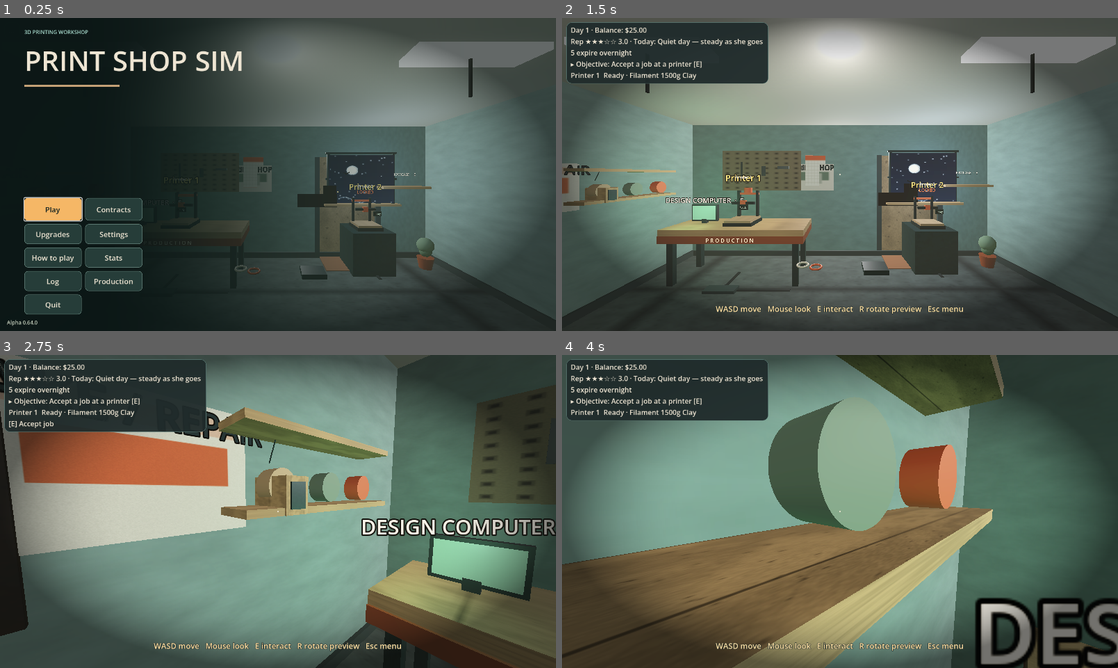
Above: before the commit, frames 1-4 (two rows, left to right).
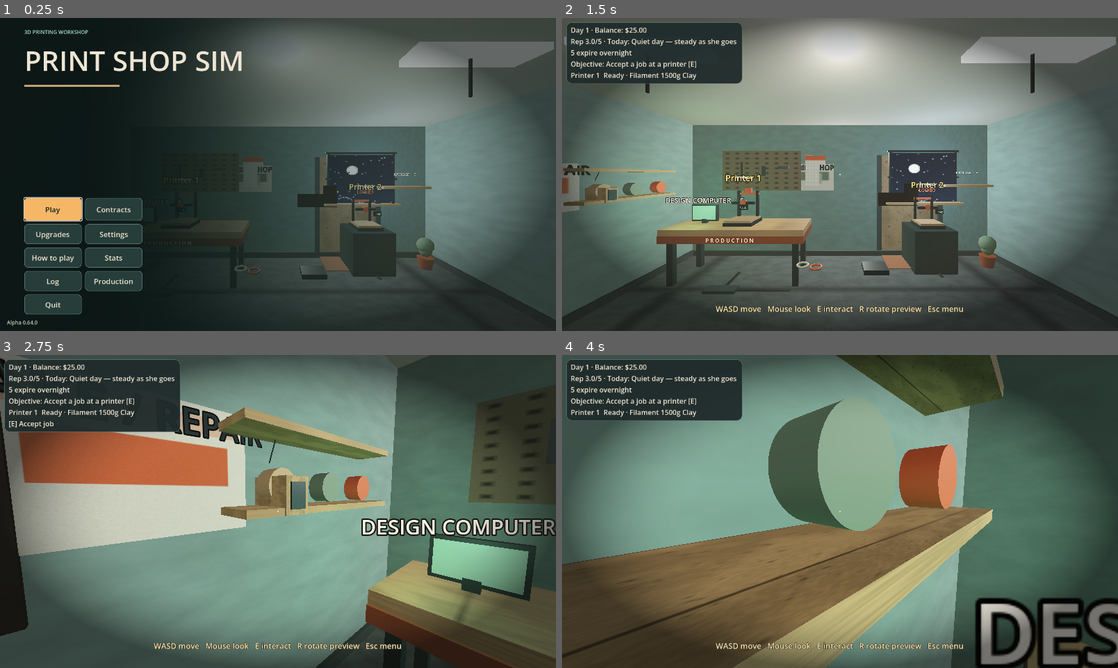
Above: after the commit, the same moments.

Repository: jiracipika/printshop-sim
Game: Godot game, scene res://scenes/Main.tscn
The game is run twice, just before and just after one commit, with the same random seed, the same clock (stepped at 60 frames per second) and the same inputs.
Inputs (mouse positions are in pixels of both pictures, inside the frame that each line leads up to):
- Up to frame 1 (0.25 s): no input
- Up to frame 2 (1.5 s): click "Play" at 0.5 s; tap Enter (ui_accept) at 1.25 s; move the mouse to (962, 158) at 1.27 s; hold D (move_right) from 1.28 s (still down); tap E (interact) at 1.35 s; click (962, 158) at 1.42 s
- Up to frame 3 (2.75 s): tap Enter (ui_accept) at 1.52, 2, 2.27 s; move the mouse to (250, 511) at 2.02 s; release D (move_right) at 2.03 s; hold W (move_forward) from 2.03 s (still down); tap 1 at 2.1 s
- Up to frame 4 (4 s): keep holding W (move_forward); move the mouse to (851, 505) at 2.77 s; tap 2 at 2.85 s; tap Enter (ui_accept) at 3.5, 3.77 s; move the mouse to (834, 517) at 3.52 s; tap 3 at 3.6 s; click (834, 517) at 3.67 s

The runs differ from the first frame. In frame 2, 1.5% of the frame differs, in the area x 1-38%, y 1-21%; in frame 3, 1.5%, in the area x 1-38%, y 1-25%; in frame 4, 1.5%.

Commit message:
Keep gameplay controls behind the menu and start touch play directly

Diff:
--- a/scripts/Main.gd
+++ b/scripts/Main.gd
@@ -299,6 +299,9 @@
 	# Gamepad players resume straight away — no pointer lock involved.
 	main_menu.close_menu()
 	_flush_settings_if_dirty()
+	if touch_controls.effective_enabled():
+		_on_touch_resume()
+		return
 	if Input.get_connected_joypads().size() > 0:
 		paused = false
 		_set_reticle(true)
@@ -2774,6 +2777,8 @@
 	# Menus slice: main menu at boot; gameplay prompt suppressed while open.
 	main_menu = MainMenu.new()
 	add_child(main_menu)
+	main_menu.visibility_changed.connect(_sync_menu_overlays)
+	_sync_menu_overlays()
 	main_menu.play_pressed.connect(_on_menu_play)
 	main_menu.contracts_pressed.connect(_on_menu_contracts)
 	main_menu.reserve_pressed.connect(_on_menu_reserve)
@@ -2810,6 +2815,14 @@
 	_boot_prompt = "Tap Resume to play" if touch_controls.effective_enabled() \
 		else "Click to play"
 	_prompt.text = ""  # suppressed while the main menu is open
+
+func _sync_menu_overlays() -> void:
+	var menu_visible := main_menu.visible
+	touch_controls.menu_open = menu_visible
+	_status.get_parent().visible = not menu_visible
+	_prompt.visible = not menu_visible
+	if menu_visible:
+		_set_reticle(false)
 
 ## Shared HUD panel style (v0.60.0 restyle, design tokens): one StyleBoxFlat
 ## — ink #202B2B ground at ~0.95 opacity, 4 px corners — handed to every HUD
@@ -4986,8 +4999,7 @@
 	touch_controls.set_rotate_available(prep_idx >= 0)
 	var lines: Array[String] = [
 		"Day %d · Balance: $%s" % [day_cycle.day, _cents_str(ledger.balance())],
-		"Rep %s%s %.1f · Today: %s" % ["★".repeat(roundi(reputation)),
-			"☆".repeat(5 - roundi(reputation)), reputation, today_event.name],
+		"Rep %.1f/5 · Today: %s" % [reputation, today_event.name],
 	]
 	if str(season.name) != "":
 		lines.append("This week: %s %s" % [_season_icon(str(season.id)), season.name])
@@ -4995,7 +5007,7 @@
 	if expiring > 0:
 		lines.append("%d expire overnight" % expiring)
 	if not guide_done:
-		lines.append("▸ Objective: %s" % _guide_current())
+		lines.append("Objective: %s" % _guide_current())
 	if rent_debt_cents > 0:
 		lines.append("Unpaid rent: $%s" % _cents_str(rent_debt_cents))
 	for m in machines:
--- a/scripts/TouchControls.gd
+++ b/scripts/TouchControls.gd
@@ -46,10 +46,17 @@
 const PAUSE_SIZE := Vector2(72, 48)
 
 ## Test-only override: force the overlay on even without a touchscreen.
-## Visibility always reflects effective_enabled() — updated here and at ready.
+## The overlay also hides while the shop menu is open.
 var force_enabled := false:
 	set(value):
 		force_enabled = value
+		_apply_visibility()
+
+var menu_open := false:
+	set(value):
+		menu_open = value
+		if value:
+			set_motion_enabled(false)
 		_apply_visibility()
 
 var _motion_enabled := false
@@ -84,7 +91,7 @@
 	_apply_visibility()
 
 func _apply_visibility() -> void:
-	visible = effective_enabled()
+	visible = effective_enabled() and not menu_open
 
 func effective_enabled() -> bool:
 	if force_enabled:
@@ -278,7 +285,7 @@
 ## --- input ----------------------------------------------------------------
 
 func _unhandled_input(event: InputEvent) -> void:
-	if not effective_enabled():
+	if not visible:
 		return
 	if event is InputEventScreenTouch:
 		var t := event as InputEventScreenTouch
--- a/tests/features_test.gd
+++ b/tests/features_test.gd
@@ -51,7 +51,7 @@
 	_ok(absf(main.reputation_multiplier() - 1.04) < 0.0001,
 		"rep 3.0 scales payouts by x1.04")
 	main._update_hud()
-	_ok("Rep ★★★☆☆ 3.0" in main._status.text, "HUD shows the reputation stars")
+	_ok("Rep 3.0/5" in main._status.text, "HUD shows the reputation rating")
 
 	# On-time delivery: +0.2 rep, delivered+1, earned_cents includes the payout.
 	main._player.global_position = Vector3(-1.8, 0.3, -1.0)
@@ -77,7 +77,7 @@
 	_ok(ledger.balance() == bal0 - c.material_cost_cents + expected,
 		"balance reflects materials + rep-scaled grade-A payout")
 	main._update_hud()
-	_ok("Rep ★★★☆☆ 3.2" in main._status.text, "HUD rep text updates (still 3 stars)")
+	_ok("Rep 3.2/5" in main._status.text, "HUD rating updates after delivery")
 
 	# Late delivery: half pay, rep -0.2, late counter.
 	main._machine(0)["filament_g"] = 5000  # test setup: plenty of filament
--- a/tests/guide_test.gd
+++ b/tests/guide_test.gd
@@ -42,7 +42,7 @@
 
 	# Boot: nothing done, HUD shows the first objective.
 	main._update_hud()
-	_ok("▸ Objective: Accept a job at a printer" in main._status.text,
+	_ok("Objective: Accept a job at a printer" in main._status.text,
 		"first objective shows at boot")
 
 	# Real loop walk-through advances the chain.
@@ -100,7 +100,7 @@
 	await physics_frame
 	_ok(main2.guide_done, "fresh Main restores the retired guide")
 	main2._update_hud()
-	_ok("▸ Objective" not in main2._status.text, "no objective line after the guide retires")
+	_ok("Objective:" not in main2._status.text, "no objective line after the guide retires")
 	main2.queue_free()
 	await physics_frame
 
--- a/tests/touch_controls_test.gd
+++ b/tests/touch_controls_test.gd
@@ -76,12 +76,12 @@
 	_ok(tc is CanvasLayer and tc.get_parent() == main, "TouchControls is CanvasLayer child of Main")
 	_ok(not tc.visible, "controls hidden on desktop (no touchscreen, no override)")
 
-	# Visibility must reflect effective_enabled() at ready and whenever the
-	# override changes — an invisible overlay can never be seen on real touch
-	# devices, and a visible one would leak desktop-only visuals.
+	# Touch controls stay hidden behind the menu, even on a touch device.
 	tc.force_enabled = true
-	_ok(tc.visible == true, "forced-touch override makes overlay visible")
-	_ok(tc.pause_label_text() == "Resume", "mobile pause label starts as Resume (boot paused)")
+	_ok(not tc.visible, "touch controls hidden behind the menu")
+	_resume_via_tap(tc, main)
+	_ok(tc.visible and not main.paused, "Play starts touch gameplay directly")
+	_ok(tc.pause_label_text() == "Pause", "playing displays the Pause control")
 	tc.force_enabled = false
 	_ok(tc.visible == false, "clearing the override hides the overlay again")
 	tc.force_enabled = true
@@ -103,8 +103,9 @@
 	_ok(portrait.look.size.x > 390.0 * 0.55 - 0.01 and portrait.look.size.x < 390.0 * 0.55 + 0.01,
 		"portrait look region sized")
 
-	# Paused at boot: stick touch must not engage motion (no input while paused).
-	_ok(main.paused == true, "boot paused")
+	# After focus loss the menu is closed and the overlay offers Resume.
+	main.notification(Node.NOTIFICATION_APPLICATION_FOCUS_OUT)
+	_ok(main.paused and tc.pause_label_text() == "Resume", "focus loss pauses gameplay")
 	_feed_touch(tc, 0, stick, true)
 	_ok(tc.active_fingers() == 0 and main.get_touch_move_axis() == Vector2.ZERO,
 		"stick touch while paused owns no motion finger, axis zero")
@@ -249,7 +250,10 @@
 	_feed_touch(tc, 9, tc.pause_rect().get_center(), true)
 
 func _resume_via_tap(tc, main) -> void:
-	_feed_touch(tc, 9, tc.pause_rect().get_center(), true)
+	if main.main_menu.is_open():
+		main.main_menu.get_node("Root/Layout/Buttons/Play").pressed.emit()
+	else:
+		_feed_touch(tc, 9, tc.pause_rect().get_center(), true)
 
 func _teleport_near_printer_a(main) -> void:
 	for p in get_nodes_in_group("printers"):
